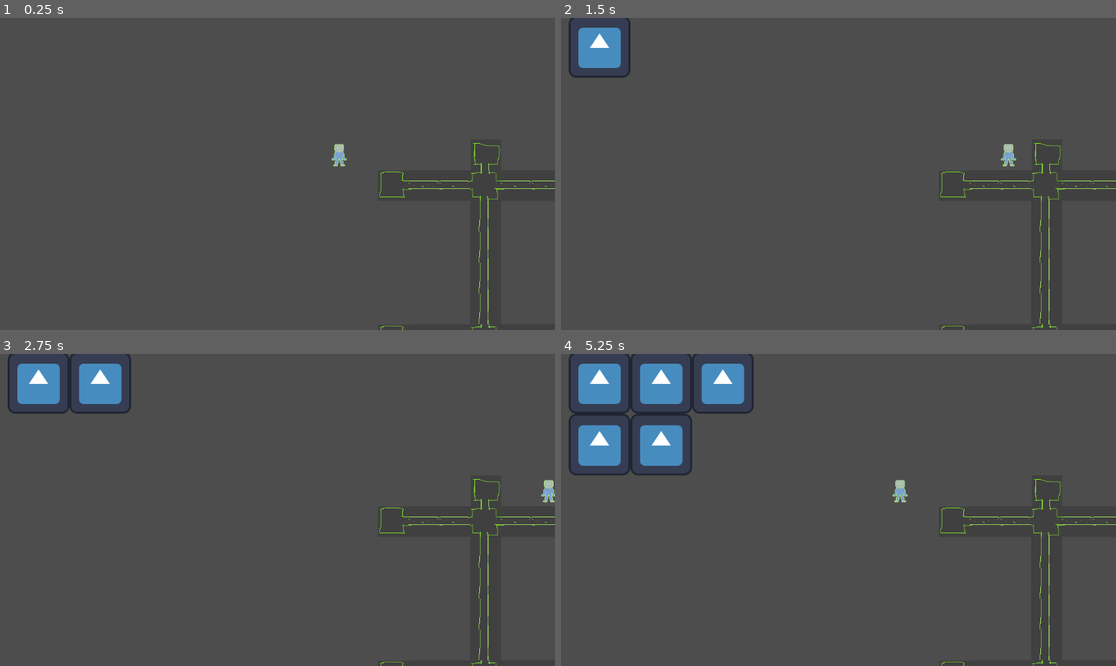
Above: before the commit, frames 1-4 (two rows, left to right).
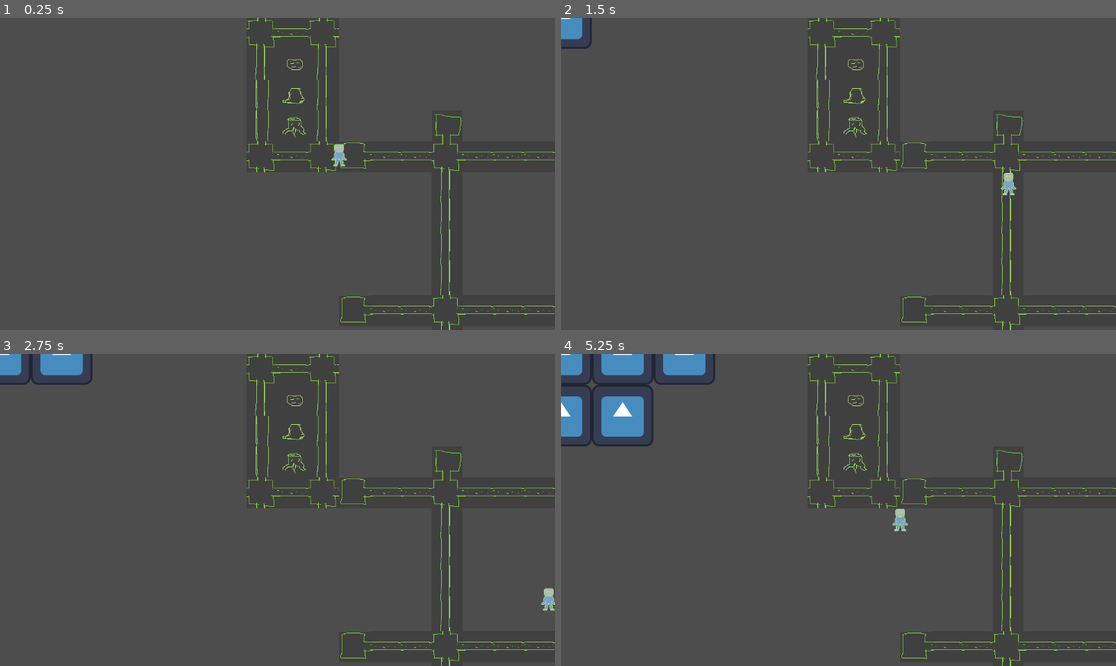
Above: after the commit, the same moments.

Repository: unblinky/maze-game
Game: Godot game, scene res://Main/Main.tscn
Two runs of this game, one before a commit and one after it. Both use one fixed random seed, a clock stepped at 60 frames per second and the inputs below. The engine's default icon, where the game draws it, is replaced by a stand-in: a white triangle on a blue panel in a dark square.
Inputs:
- Up to frame 1 (0.25 s): no input
- Up to frame 2 (1.5 s): tap Enter at 0.5 s; hold D (move_right) 0.53-1.28 s; tap Space at 1.25 s; hold S (move_down) from 1.28 s (still down)
- Up to frame 3 (2.75 s): release S (move_down) at 2.03 s; hold D (move_right) from 2.03 s (still down)
- Up to frame 4 (5.25 s): release D (move_right) at 2.78 s; hold W (move_up) 2.78-3.53 s; tap Enter at 3.5 s; hold A (move_left) 3.53-5.03 s; hold S (move_down) from 5.03 s (still down)

The runs differ from the first frame. In frame 1, 1.7% of the frame differs, in the area x 44-100%, y 0-100%; in frame 2, 3.3%; in frame 3, 4.8%; in frame 4, 9.5%, in the area x 0-100%, y 0-100%.

Commit message:
Character collisions started,

Diff:
--- a/Code/Main/Main.tscn
+++ b/Code/Main/Main.tscn
@@ -6,7 +6,6 @@
 [node name="Main" type="Node2D"]
 
 [node name="Maze" parent="." instance=ExtResource("1_5cywy")]
-position = Vector2(80, 60)
 
 [node name="Player" parent="." instance=ExtResource("2_w3s58")]
 position = Vector2(704, 285)
--- a/Code/Maze/Maze.tscn
+++ b/Code/Maze/Maze.tscn
@@ -7,24 +7,60 @@
 texture = ExtResource("2_jcvs7")
 texture_region_size = Vector2i(64, 64)
 0:0/0 = 0
+0:0/0/physics_layer_0/linear_velocity = Vector2(0, 0)
+0:0/0/physics_layer_0/angular_velocity = 0.0
 1:0/0 = 0
+1:0/0/physics_layer_0/linear_velocity = Vector2(0, 0)
+1:0/0/physics_layer_0/angular_velocity = 0.0
 2:0/0 = 0
+2:0/0/physics_layer_0/linear_velocity = Vector2(0, 0)
+2:0/0/physics_layer_0/angular_velocity = 0.0
 3:0/0 = 0
+3:0/0/physics_layer_0/linear_velocity = Vector2(0, 0)
+3:0/0/physics_layer_0/angular_velocity = 0.0
 0:1/0 = 0
+0:1/0/physics_layer_0/linear_velocity = Vector2(0, 0)
+0:1/0/physics_layer_0/angular_velocity = 0.0
 1:1/0 = 0
+1:1/0/physics_layer_0/linear_velocity = Vector2(0, 0)
+1:1/0/physics_layer_0/angular_velocity = 0.0
 2:1/0 = 0
+2:1/0/physics_layer_0/linear_velocity = Vector2(0, 0)
+2:1/0/physics_layer_0/angular_velocity = 0.0
 3:1/0 = 0
+3:1/0/physics_layer_0/linear_velocity = Vector2(0, 0)
+3:1/0/physics_layer_0/angular_velocity = 0.0
 0:2/0 = 0
+0:2/0/physics_layer_0/linear_velocity = Vector2(0, 0)
+0:2/0/physics_layer_0/angular_velocity = 0.0
 1:2/0 = 0
+1:2/0/physics_layer_0/linear_velocity = Vector2(0, 0)
+1:2/0/physics_layer_0/angular_velocity = 0.0
 2:2/0 = 0
+2:2/0/physics_layer_0/linear_velocity = Vector2(0, 0)
+2:2/0/physics_layer_0/angular_velocity = 0.0
+2:2/0/physics_layer_0/polygon_0/points = PackedVector2Array(-11.75, -10.5, 18.25, -9.5, 17.75, 13, -9.25, 10)
 3:2/0 = 0
+3:2/0/physics_layer_0/linear_velocity = Vector2(0, 0)
+3:2/0/physics_layer_0/angular_velocity = 0.0
 0:3/0 = 0
+0:3/0/physics_layer_0/linear_velocity = Vector2(0, 0)
+0:3/0/physics_layer_0/angular_velocity = 0.0
 1:3/0 = 0
+1:3/0/physics_layer_0/linear_velocity = Vector2(0, 0)
+1:3/0/physics_layer_0/angular_velocity = 0.0
 2:3/0 = 0
+2:3/0/physics_layer_0/linear_velocity = Vector2(0, 0)
+2:3/0/physics_layer_0/angular_velocity = 0.0
+2:3/0/physics_layer_0/polygon_0/points = PackedVector2Array(22.75, 12, 14.25, 20.5, -21.75, 14, -8.25, 8.5, -4.25, -12, 11.75, -13)
 3:3/0 = 0
+3:3/0/physics_layer_0/linear_velocity = Vector2(0, 0)
+3:3/0/physics_layer_0/angular_velocity = 0.0
+3:3/0/physics_layer_0/polygon_0/points = PackedVector2Array(-7.75, -15, 15.25, -20, 16.625, 1, 23.375, 4.75, 25.375, 18, 18.875, 18, 6.125, 7, 0.875, 25.75, 0.125, 8.5, -9.375, 10.25, -18.75, 17, -20.125, 11.25, -9.75, 3)
 
 [sub_resource type="TileSet" id="TileSet_4s1n8"]
 tile_size = Vector2i(64, 64)
+physics_layer_0/collision_layer = 1
 sources/0 = SubResource("TileSetAtlasSource_toq0b")
 
 [node name="Maze" type="Node2D"]
@@ -37,4 +73,4 @@
 texture_filter = 1
 tile_set = SubResource("TileSet_4s1n8")
 format = 2
-layer_0/tile_data = PackedInt32Array(262156, 131072, 1, 2621 …(390 unchanged characters)… 96608, 1, 786446, 65536, 3, 589835, 0, 1)
+layer_0/tile_data = PackedInt32Array(262156, 131072, 1, 2621 …(390 unchanged characters)… 96608, 1, 786446, 65536, 3, 589835, 0, 1, 65545, 131072, 2, 131081, 131072, 3, 196617, 196608, 3, 262153, 131072, 1, 262154, 65536, 1, 196618, 65536, 2, 131082, 65536, 2, 65546, 65536, 2, 10, 65536, 1, 8, 65536, 1, 262152, 65536, 1, 9, 131072, 1, 65544, 65536, 2, 131080, 0, 2, 196616, 0, 2)
--- a/Code/Player/Player.gd
+++ b/Code/Player/Player.gd
@@ -1,19 +1,15 @@
 extends CharacterBody2D
 class_name Player
 
-
 const SPEED = 300.0
-const JUMP_VELOCITY = -400.0
-
-# Get the gravity from the project settings to be synced with RigidBody nodes.
-var gravity = ProjectSettings.get_setting("physics/2d/default_gravity")
 
 
 func _physics_process(delta):
-	var direction = Input.get_axis("move_left", "move_right")
+	var direction = Input.get_vector("move_left", "move_right", "move_up", "move_down")
 	if direction:
-		velocity.x = direction * SPEED
+		velocity = direction * SPEED
 	else:
 		velocity.x = move_toward(velocity.x, 0, SPEED)
+		velocity.y = move_toward(velocity.y, 0, SPEED)
 
 	move_and_slide()
--- a/Code/Player/Player.tscn
+++ b/Code/Player/Player.tscn
@@ -4,15 +4,17 @@
 [ext_resource type="Texture2D" uid="uid://sgoncenbwkg0" path="res://Room/assets/room_tileset.png" id="2_jdts8"]
 
 [sub_resource type="CapsuleShape2D" id="CapsuleShape2D_quycs"]
+radius = 17.0
+height = 54.0
 
 [node name="Player" type="CharacterBody2D"]
 script = ExtResource("1_5ory8")
-
-[node name="CollisionShape2D" type="CollisionShape2D" parent="."]
-shape = SubResource("CapsuleShape2D_quycs")
 
 [node name="Sprite2D" type="Sprite2D" parent="."]
 texture_filter = 1
 texture = ExtResource("2_jdts8")
 region_enabled = true
 region_rect = Rect2(0, 0, 64, 64)
+
+[node name="CollisionShape2D" type="CollisionShape2D" parent="."]
+shape = SubResource("CapsuleShape2D_quycs")
Not shown, changed: Art/Room Tileset.kra
